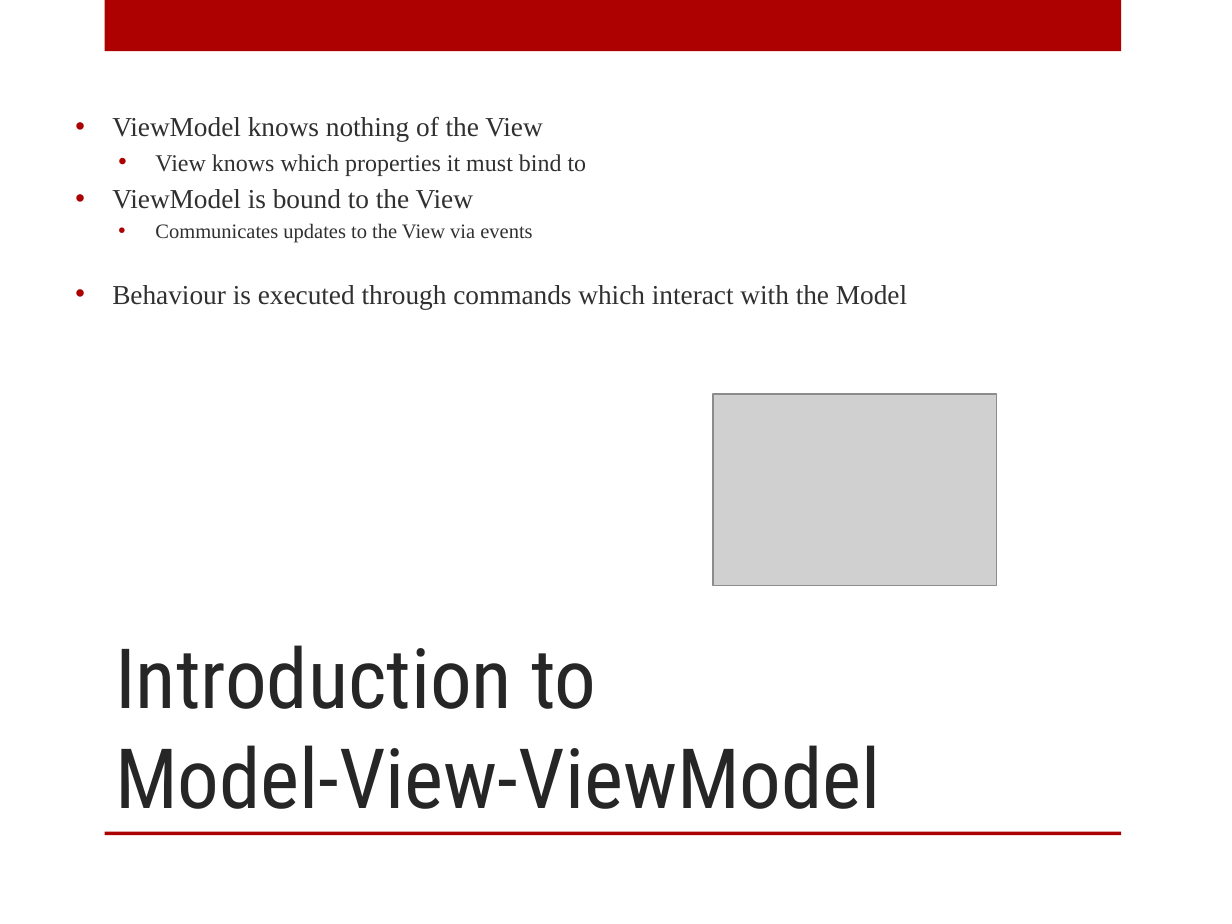
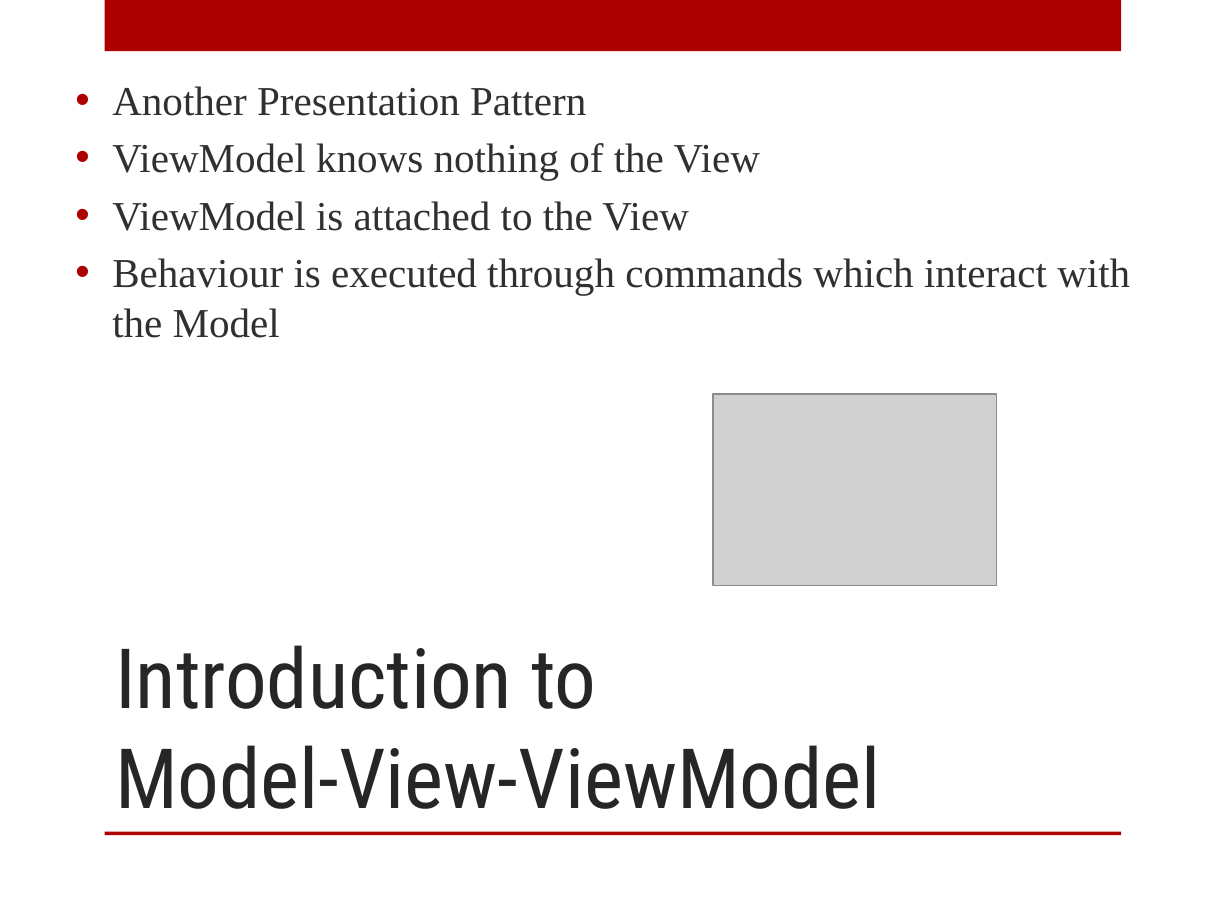
Before and after one commit to arcresources/MVPtoMVVM, a slide deck: slide 5 of docs/MVP to MVVM.pptx (slide 6 before the commit). Drawn at 1232x924 pixels with LibreOffice and Linux fonts; fonts in the diff are those of the drawing; grey boxes stand for pictures; background and template pictures are left out. Boxes give left, top, right and bottom in pixels: in the first picture for what was removed or moved away, otherwise in the second. Text is boxed around its words. In the diff, an @@ line names an element or a change of style, - is before the commit and + after.

```diff
--- a/docs/MVP to MVVM.pptx
+++ b/docs/MVP to MVVM.pptx
@@ text at <box>112,86,586,116</box>: paragraph added @@
+• Another Presentation Pattern
@@ text at <box>112,143,1130,338</box>: size 16 to 24 pt in "ViewModel knows nothing of the View", "Behaviour is executed through commands which interact ..."; more space between paragraphs @@
@@ text at <box>112,201,688,231</box>: text changed; size 12 to 24 pt @@
-  • View knows which properties it must bind to
-• ViewModel is bound to the View
-  • Communicates updates to the View via events
+• ViewModel is attached to the View
```
Also in this commit, not shown: 3 other slides changed, 3 slides added.
